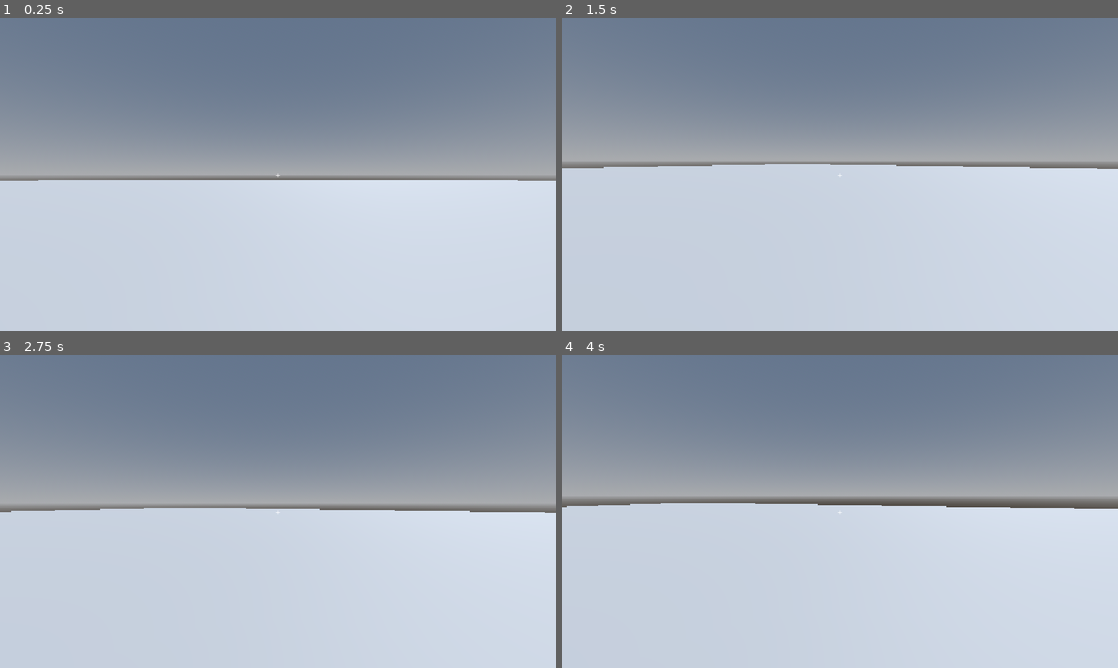
Above: before the commit, frames 1-4 (two rows, left to right).
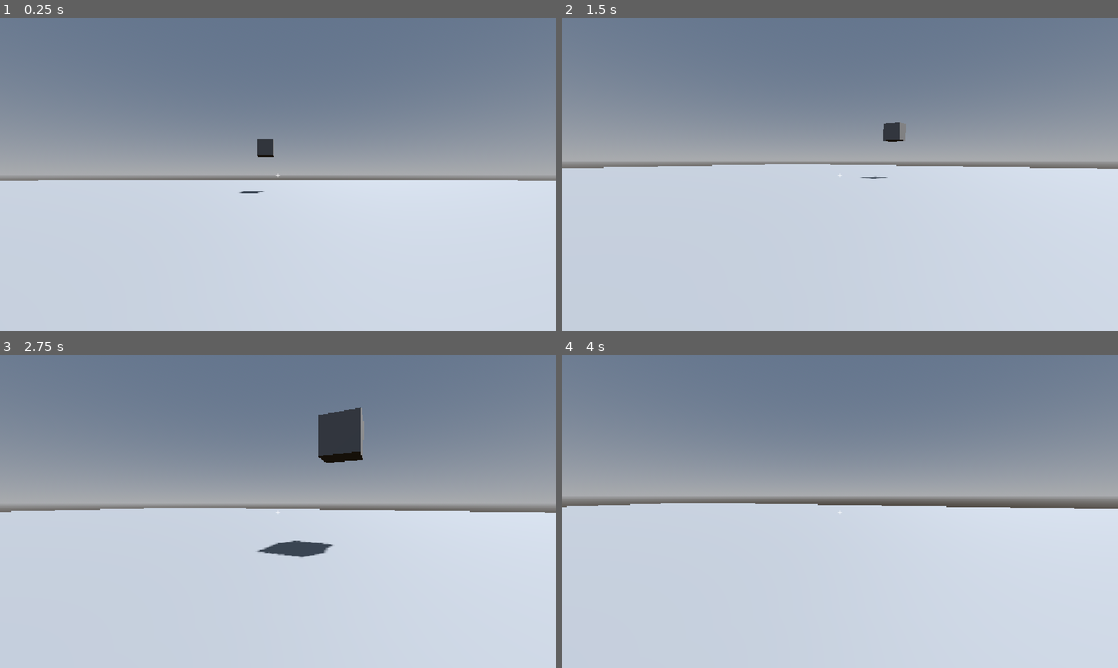
Above: after the commit, the same moments.

Repository: jacob-fm/grocery-audio-adventure
Game: Godot game, scene res://main.tscn
Two runs of this game, one before a commit and one after it. Both use one fixed random seed, a clock stepped at 60 frames per second and the inputs below.
Inputs (mouse positions are in pixels of both pictures, inside the frame that each line leads up to):
- Up to frame 1 (0.25 s): no input
- Up to frame 2 (1.5 s): tap Enter at 0.5 s; move the mouse to (962, 158) at 0.52 s; hold D (move_right) 0.53-1.28 s; tap E (interact) at 0.6 s; click (962, 158) at 0.67 s; tap Space (jump) at 0.77 s; move the mouse to (812, 174) at 1.27 s; hold W (move_forward) from 1.28 s (still down); tap Y (freefly) at 1.35 s
- Up to frame 3 (2.75 s): keep holding W (move_forward); tap Space (jump) at 1.52 s; tap E (interact) at 1.55, 2.1 s; move the mouse to (289, 505) at 2.02 s
- Up to frame 4 (4 s): keep holding W (move_forward); move the mouse to (834, 517) at 2.77 s; tap Shift (sprint) at 2.85 s; click (834, 517) at 2.92 s; tap Space (jump) at 3.02, 3.77 s; tap E (interact) at 3.05, 3.6 s; move the mouse to (878, 514) at 3.52 s

The runs differ from the first frame. In frame 1, 0.2% of the frame differs, in the area x 43-50%, y 38-56%; in frame 2, 0.3%; in frame 3, 1.7%, in the area x 46-66%, y 16-65%; in frame 4, nothing differs.

Commit message:
each object plays its own audio

Diff:
--- a/main.tscn
+++ b/main.tscn
@@ -2,6 +2,8 @@
 
 [ext_resource type="Script" uid="uid://blx144o6pgwtt" path="res://proto_controller.gd" id="2_0xm2m"]
 [ext_resource type="PackedScene" uid="uid://be5vlwgoxwg7b" path="res://scannable_item.tscn" id="2_h2yge"]
+[ext_resource type="AudioStream" uid="uid://c8jwynm306trh" path="res://apple.wav" id="3_1bvp3"]
+[ext_resource type="AudioStream" uid="uid://c3tm81g1d3s5k" path="res://cereal.wav" id="4_lquwl"]
 
 [sub_resource type="ProceduralSkyMaterial" id="ProceduralSkyMaterial_ig7tw"]
 sky_horizon_color = Color(0.66224277, 0.6717428, 0.6867428, 1)
@@ -59,6 +61,11 @@
 
 [node name="scannableItem" parent="." unique_id=31529065 instance=ExtResource("2_h2yge")]
 transform = Transform3D(1, 0, 0, 0, 1, 0, 0, 0, 1, -9.434387, 1.2124176, 0)
+audio_stream = ExtResource("4_lquwl")
+
+[node name="scannableItem2" parent="." unique_id=1508037630 instance=ExtResource("2_h2yge")]
+transform = Transform3D(1, 0, 0, 0, 1, 0, 0, 0, 1, -0.7885742, 2.6846924, -13.074829)
+audio_stream = ExtResource("3_1bvp3")
 
 [node name="CanvasLayer" type="CanvasLayer" parent="." unique_id=1159626824]
 
@@ -77,5 +84,3 @@
 text = "+"
 horizontal_alignment = 1
 vertical_alignment = 1
-
-[connection signal="interaction_attempted" from="CharacterBody3D" to="scannableItem" method="_on_character_body_3d_interaction_attempted"]
--- a/proto_controller.gd
+++ b/proto_controller.gd
@@ -47,8 +47,6 @@
 @export var input_freefly : String = "freefly"
 @export var input_interact : String = "interact"
 
-signal interaction_attempted
-
 var mouse_captured : bool = false
 var look_rotation : Vector2
 var move_speed : float = 0.0
@@ -86,7 +84,8 @@
 			disable_freefly()
 
 	if Input.is_action_just_pressed("interact"):
-		interaction_attempted.emit()
+		if highlighted_object:
+			highlighted_object.play_audio()
 
 func _physics_process(delta: float) -> void:
 	# If freeflying, handle freefly and nothing else
--- a/scannable_item.gd
+++ b/scannable_item.gd
@@ -3,14 +3,19 @@
 var highlight_material: StandardMaterial3D
 var currently_highlighted: bool = false
 
-@onready var audio: AudioStreamPlayer3D = $AudioStreamPlayer3D
+@export var audio_stream: AudioStream
+@export var highlight_color: Color
+
+@onready var audio_player: AudioStreamPlayer3D = $AudioStreamPlayer3D
 
 func _ready():
 	highlight_material = StandardMaterial3D.new()
-	highlight_material.albedo_color = Color(1.0, 1.0, 0.2)
+	highlight_material.albedo_color = highlight_color
 	highlight_material.emission_enabled = true
-	highlight_material.emission = Color(1.0, 1.0, 0.2)
+	highlight_material.emission = highlight_color
 	highlight_material.emission_energy_multiplier = 2.0
+
+	audio_player.stream = audio_stream
 
 func set_highlighted(highlighted: bool):
 	var mesh = $MeshInstance3D
@@ -22,6 +27,8 @@
 		currently_highlighted = false
 		mesh.material_overlay = null
 
-func _on_character_body_3d_interaction_attempted():
+func play_audio():
 	if currently_highlighted:
-		audio.play()
+		print("INTERACTED WITH: ", name)
+		print("Audio stream: ", audio_player.stream)
+		audio_player.play()
--- a/scannable_item.tscn
+++ b/scannable_item.tscn
@@ -1,6 +1,5 @@
 [gd_scene format=3 uid="uid://be5vlwgoxwg7b"]
 
-[ext_resource type="AudioStream" uid="uid://c8jwynm306trh" path="res://20281__koops__apple_crunch_18.wav" id="1_ck6xq"]
 [ext_resource type="Script" uid="uid://bqh1h2lbh7174" path="res://scannable_item.gd" id="1_vfnqi"]
 
 [sub_resource type="BoxMesh" id="BoxMesh_mkmk0"]
@@ -9,12 +8,12 @@
 
 [node name="scannableItem" type="StaticBody3D" unique_id=1508037630]
 script = ExtResource("1_vfnqi")
+highlight_color = Color(1, 0, 0, 1)
 
 [node name="MeshInstance3D" type="MeshInstance3D" parent="." unique_id=2030034268]
 mesh = SubResource("BoxMesh_mkmk0")
 
 [node name="AudioStreamPlayer3D" type="AudioStreamPlayer3D" parent="." unique_id=1711449573]
-stream = ExtResource("1_ck6xq")
 
 [node name="CollisionShape3D" type="CollisionShape3D" parent="." unique_id=889687515]
 shape = SubResource("BoxShape3D_mkmk0")
Not shown, removed: 763419__rowan1012__pouring-cereal-in-a-bowl (1).wav.import
Not shown, changed: apple.wav.import
Not shown, added: cereal.wav.import
Not shown, added: apple.wav
Not shown, added: cereal.wav
